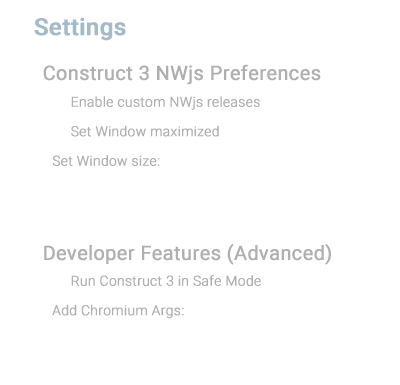
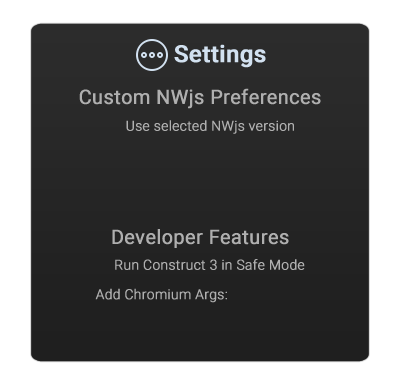
Layer changes from the first 400×385 image to the second:
added layer "Settings Icon" above "Settings" over [136, 39, 168, 71]
painted on "Settings" over [34, 17, 266, 68]
renamed "Developer Features (Advanced)" to "Developer Features", painted on it over [44, 229, 331, 265]
painted on "Run Construct 3 in Safe Mode Add Chromium Args:" over [52, 259, 305, 319]
renamed "Construct 3 NWjs Preferences" to "Custom NWjs Preferences", painted on it over [43, 64, 321, 109]
renamed "Enable custom NWjs releases Set Window maximized Set" to "Use selected NWjs version", painted on it over [52, 96, 294, 166]
added layer "Grey" above "Ebene 2" over [31, 23, 369, 362]
